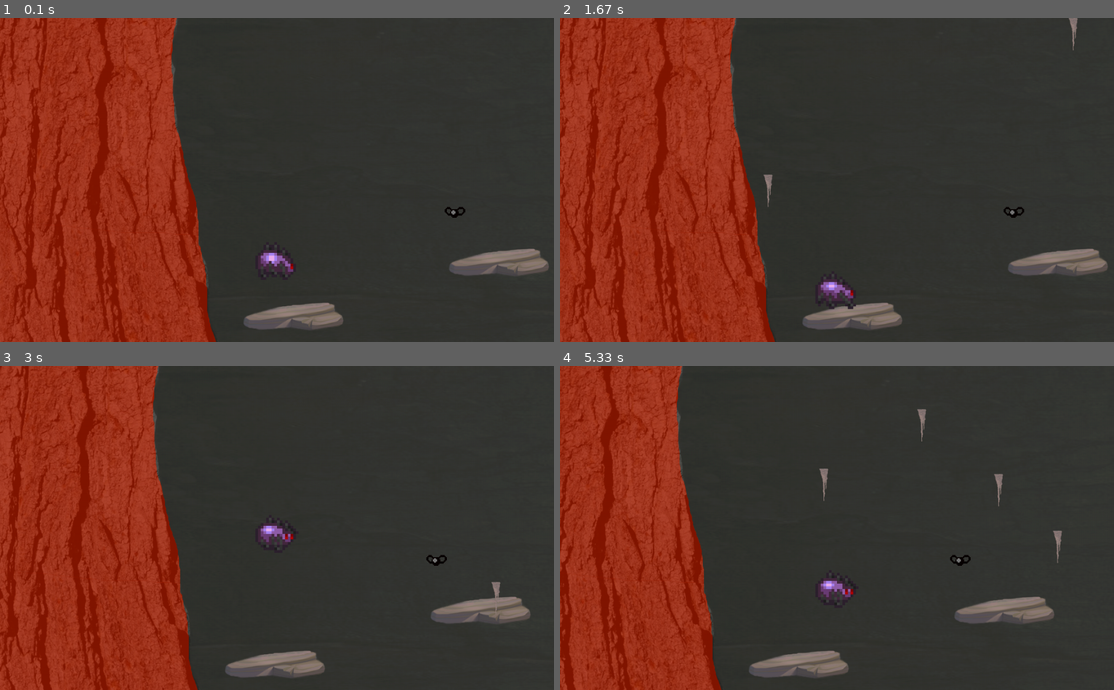
Above: before the commit, frames 1-4 (two rows, left to right).
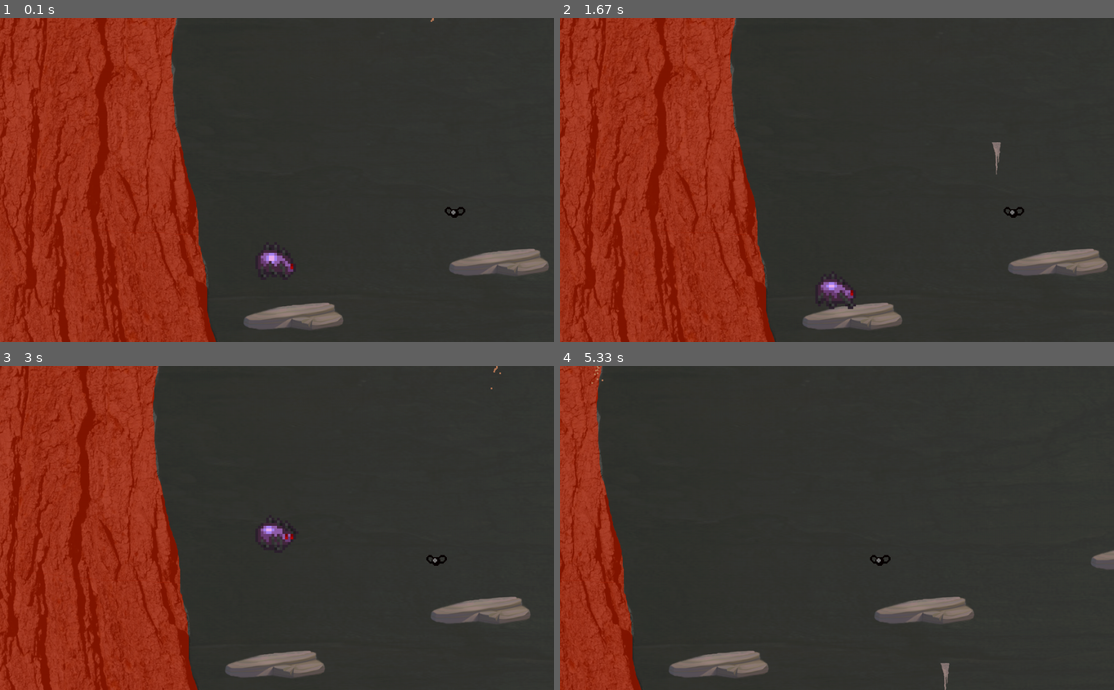
Above: after the commit, the same moments.

Repository: SwampWood/PyGame-shit
Game: pygame game, started from main.py
Two runs of this game, one before a commit and one after it. Both use one fixed random seed, a clock stepped at 60 frames per second and the inputs below.
Inputs (mouse positions are in pixels of both pictures, inside the frame that each line leads up to):
- Up to frame 1 (0.1 s): no input
- Up to frame 2 (1.67 s): click (837, 180) at 0.38 s; hold D 0.67-1.13 s; tap Space at 0.73, 1.03, 1.23, 1.53 s; hold D 1.17-1.63 s
- Up to frame 3 (3 s): hold A 1.67-2.2 s; tap Space at 1.73, 2.03, 2.3, 2.6, 2.73 s; hold A 2.23-2.63 s; hold D from 2.67 s (still down)
- Up to frame 4 (5.33 s): tap Space at 3.03, 3.73, 4.03, 4.23, 4.53, 4.73, 5.03, 5.23 s; release D at 3.3 s; right-click (1041, 641) at 3.38 s; hold A 3.67-4.13 s; move the mouse to (903, 557) at 3.7 s; hold D 4.17-4.63 s; hold D 4.67-5.13 s; hold A from 5.17 s (still down)

The runs differ from the first frame. In frame 1, less than 0.1% of the frame differs, in the area x 77-79%, y 0-2%; in frame 2, 0.2%; in frame 3, less than 0.1%; in frame 4, 21%, in the area x 0-100%, y 0-100%.

Commit message:
Добавление частиц для сталактитов и исправление бага с ними же

Diff:
--- a/main.py
+++ b/main.py
@@ -88,7 +88,7 @@
     for scale in (1, 2, 3):
         fire.append(pygame.transform.scale(fire[0], (scale, scale)))
 
-    def __init__(self, pos, dx, dy):
+    def __init__(self, pos, dx, dy, gravity=-0.5):
         super().__init__(all_sprites)
         self.image = random.choice(self.fire)
         self.rect = self.image.get_rect()
@@ -98,8 +98,9 @@
         # и свои координаты
         self.rect.x, self.rect.y = pos
 
-        # гравитация будет одинаковой (значение константы)
-        self.gravity = -0.5
+        # гравитация будет одинаковой (значение константы) (нет)
+        self.gravity = gravity
+
 
     def update(self, check):
         # применяем гравитационный эффект:
@@ -111,9 +112,23 @@
         self.rect.x += int(self.velocity[0])
         self.rect.y += int(self.velocity[1])
         # убиваем, если частица ушла за экран
-        if self.velocity[1] >= 0 or self.velocity[0] == 0:
+        if self.velocity[1] == 0 or self.velocity[0] == 0:
             self.kill()
 
+
+class StalactiteParticle(Particle):
+    fire = [load_image('dirt.png')]
+    def __init__(self, pos, dx, dy, gravity=0.5):
+        super().__init__(pos, dx, dy, gravity)
+        self.randomheight = random.randint(height // 48, height // 12)
+    def update(self, check):
+        self.velocity[1] += self.gravity
+        # перемещаем частицу
+        self.rect.x += self.velocity[0]
+        self.rect.y += self.velocity[1]
+        # убиваем, если частица ушла за экран
+        if self.rect.y > self.randomheight:
+            self.kill()
 
 class Web(pygame.sprite.Sprite):
     web = load_image('Web.png')
@@ -276,18 +291,25 @@
         self.image = Stalactite.stalactite
         self.mask = pygame.mask.from_surface(self.image)
         self.rect = self.image.get_rect()
-        self.rect = self.rect.move(random.randint(0, width), 0)
+        self.rect = self.rect.move(random.randint(0, width), -60)
         self.gravity = 5
-
-    def update(self, check):
-        self.rect = self.rect.move(0, self.gravity)
-        for i in all_enemies:
-            if pygame.sprite.collide_mask(self, i):
-                self.kill()
-        for attack in all_attacks:
-            if pygame.sprite.collide_mask(self, attack):
-                self.kill()
-                attack.kill()
+        self.wait = 40
+
+    def update(self, check):
+        if self.wait:
+            StalactiteParticle((self.rect.x, 0), random.randint(-1, 1), random.randint(0, 1), gravity=0.5)
+            self.wait -= 1
+        else:
+            self.rect = self.rect.move(0, self.gravity)
+            for i in all_enemies:
+                if pygame.sprite.collide_mask(self, i):
+                    i.health -= self.damage
+                    i.immunity_frames = 60
+                    self.kill()
+            for attack in all_attacks:
+                if pygame.sprite.collide_mask(self, attack):
+                    self.kill()
+                    attack.kill()
 
 
 class Spider(pygame.sprite.Sprite):
@@ -589,10 +611,6 @@
                         player.health += 1
                     elif i.__class__.__name__ == 'Poison':
                         self.poison_damage = 40
-                for i in all_projectiles:
-                    if pygame.sprite.collide_mask(self, i):
-                        self.health -= i.damage
-                        self.immunity_frames = 60
 
         if self.health <= 0:
             if self.sound:
@@ -683,7 +701,7 @@
     enemy = pygame.transform.scale(load_image("SpiderIdleFront2.png"), (80, 80))
     buzz = pygame.mixer.Sound(os.path.join('data', 'music', f'boss_walking.mp3'))
 
-    def __init__(self, x, y, pos_args, sheet=None, count=1, health=1000, sleep=50):
+    def __init__(self, x, y, pos_args, sheet=None, count=1, health=2000, sleep=50):
         sheet = BossFirstPhase.enemy if not sheet else sheet
         super().__init__(x, y, sheet, count, health)
         self.pos_args = pos_args  # список корежей с координатами и скоростями
@@ -745,6 +763,7 @@
 sound.set_volume(0.05)
 sound.play(-1)
 running = True
+count = 0
 while running:
     for event in pygame.event.get():
         keys = pygame.key.get_pressed()
@@ -770,8 +789,9 @@
             Poison(event.pos)
         if keys[pygame.K_b] and event.type == pygame.KEYDOWN:
             camera.BossCamTurn()
-        if random.randint(1, 20) == 7:
+        if not count % 40:
             Stalactite()
+        count += 1
 
     screen.blit(background, (0, 0))
 
Binary file added: data/dirt.png
